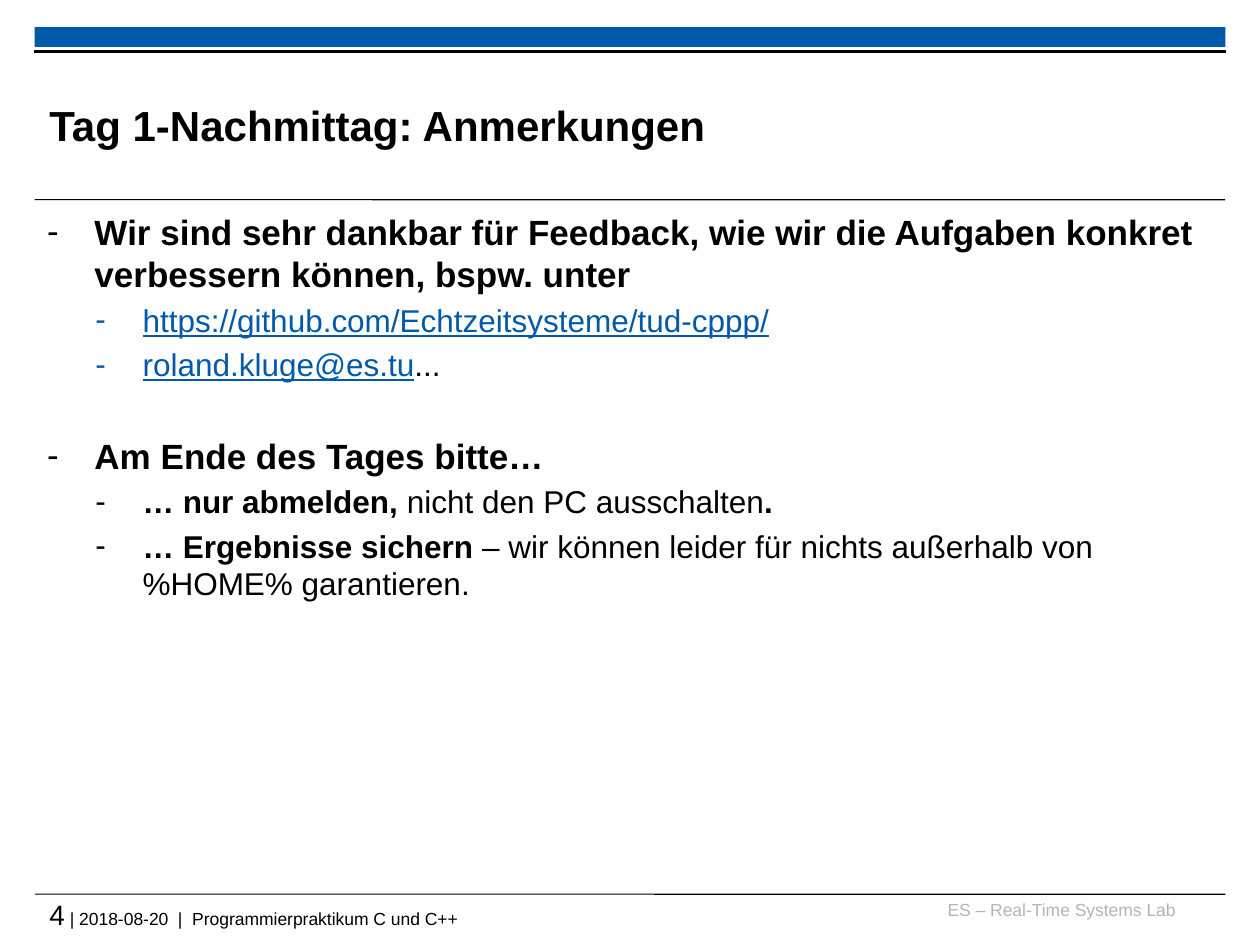
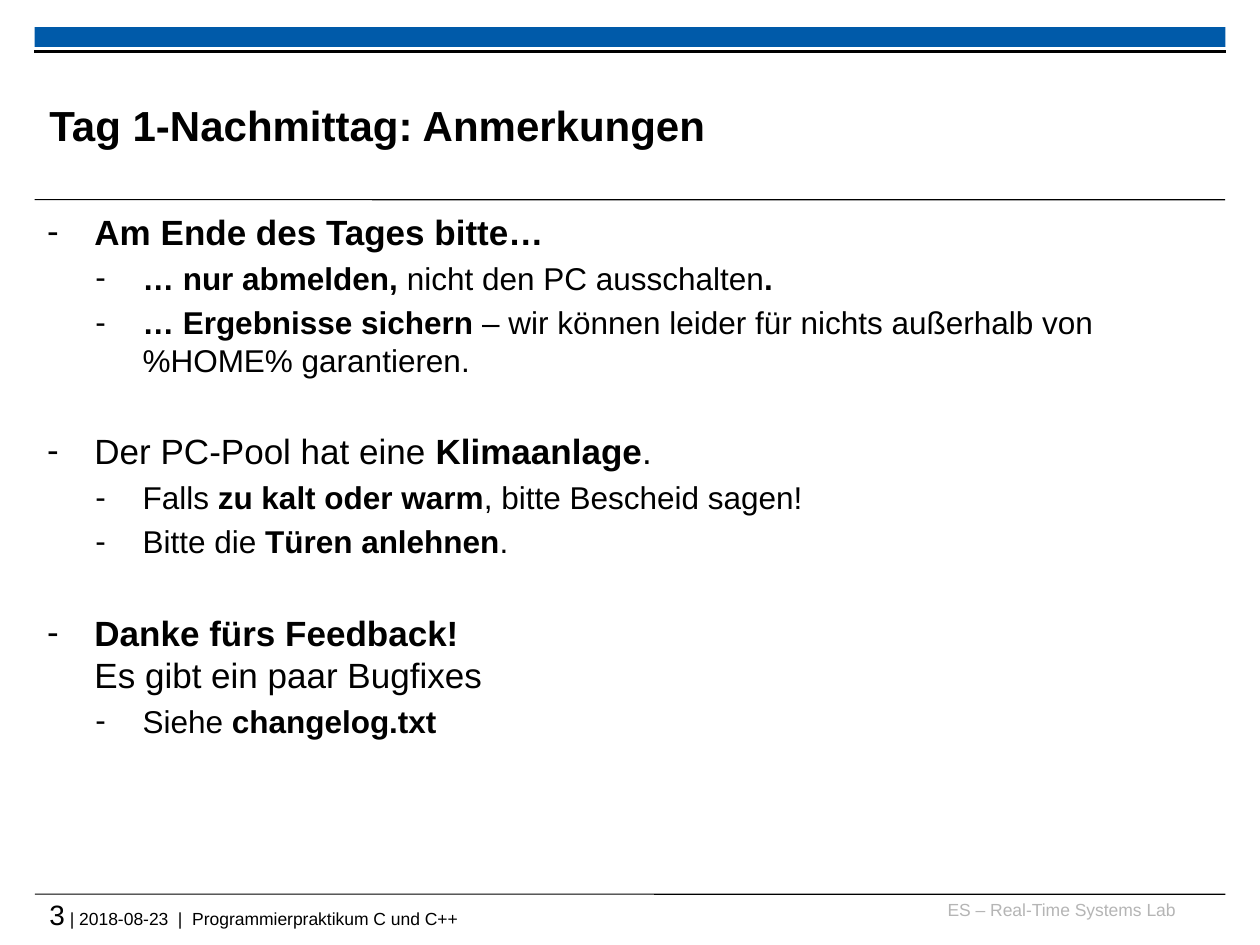
Before and after one commit to Gafielt/tud-cppp, a slide deck: slide 3 of 2018/recap_and_warmup_slides.pptx (slide 4 before the commit). Drawn at 1260x945 pixels with LibreOffice and Linux fonts; fonts in the diff are those of the drawing; background and template pictures are left out. Boxes give left, top, right and bottom in pixels: in the first picture for what was removed or moved away, otherwise in the second. Text is boxed around its words. In the diff, an @@ line names an element or a change of style, - is before the commit and + after.

```diff
--- a/2018/recap_and_warmup_slides.pptx
+++ b/2018/recap_and_warmup_slides.pptx
@@ text at bbox=[94, 219, 1193, 382]: paragraphs removed @@
-– Wir sind sehr dankbar für Feedback, wie wir die Aufgaben konkret verbessern können, bspw. unter
-  – https://github.com/Echtzeitsysteme/tud-cppp/
-  – roland.kluge@es.tu...
@@ text at bbox=[94, 486, 802, 739]: paragraphs added @@
+– Der PC-Pool hat eine Klimaanlage.
+  – Falls zu kalt oder warm, bitte Bescheid sagen!
+  – Bitte die Türen anlehnen.
+– Danke fürs Feedback!
+  Es gibt ein paar Bugfixes
+  – Siehe changelog.txt
@@ text at bbox=[49, 905, 458, 929]: text changed @@
-4 | 2018-08-20 | Programmierpraktikum C und C++
+3 | 2018-08-23 | Programmierpraktikum C und C++
```
Also in this commit, not shown: 1 other slide changed, 2 other files.
